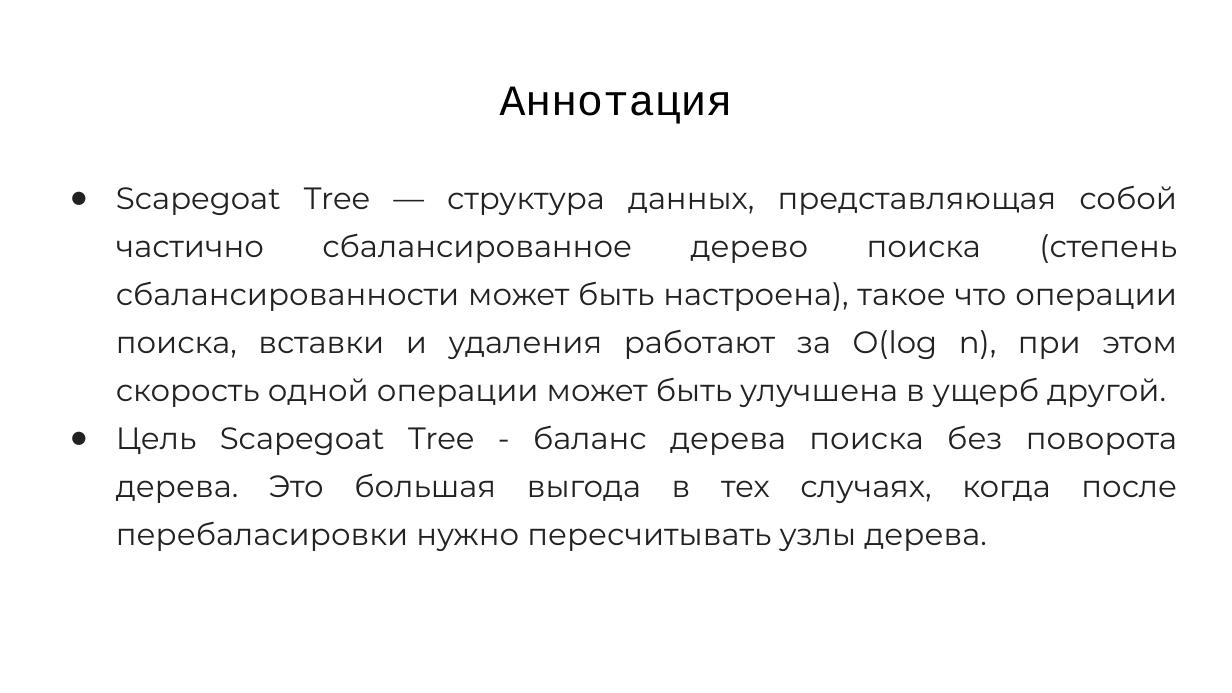
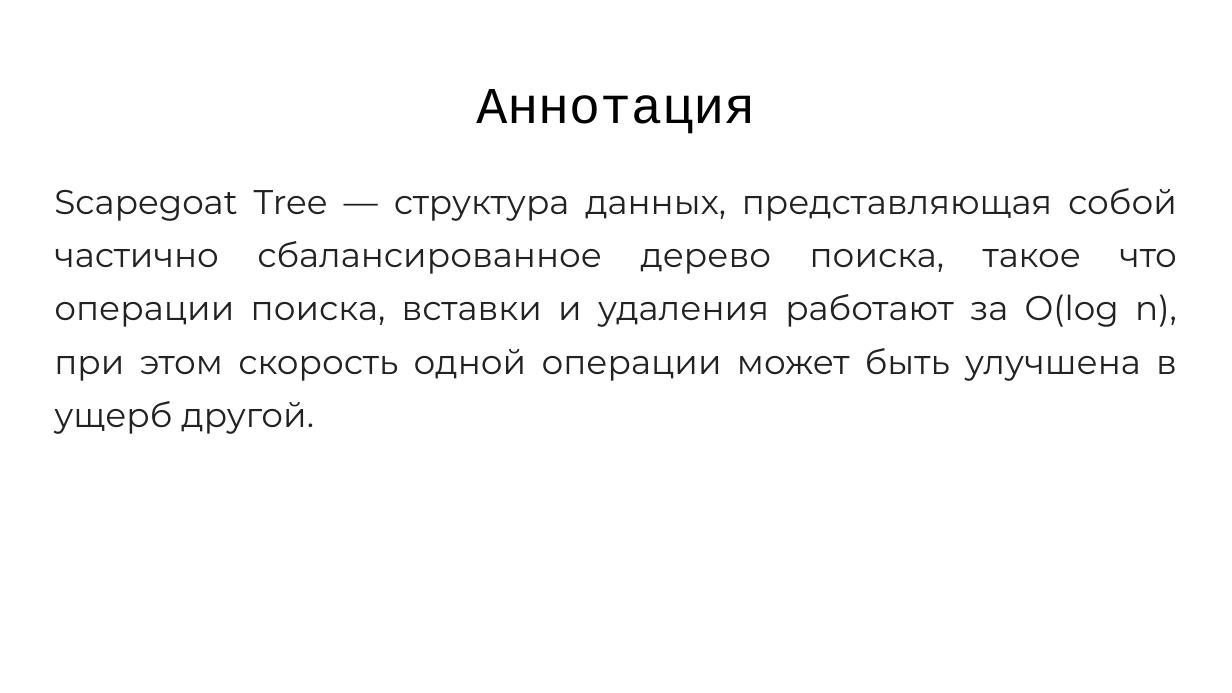
Before and after one commit to Flnchkv/ScapeGoat_Three, a slide deck: slide 2 of ScapeGoat Three.pptx. Drawn at 1232x693 pixels with LibreOffice and Linux fonts; fonts in the diff are those of the drawing. Boxes give left, top, right and bottom in pixels: in the first picture for what was removed or moved away, otherwise in the second. Text is boxed around its words. In the diff, an @@ line names an element or a change of style, - is before the commit and + after.

```diff
--- a/ScapeGoat Three.pptx
+++ b/ScapeGoat Three.pptx
@@ title "Аннотация" at (476,89,755,134): size 25.2 to 30.2 pt @@
@@ text at (54,188,1177,434): text changed; size 18 to 20 pt @@
-● Scapegoat Tree — структура данных, представляющая собой частично сбалансированное дерево поиска (степень сбалансированности может быть настроена), такое что операции поиска, вставки и удаления работают за O(log n), при этом скорость одной операции может быть улучшена в ущерб другой.
-● Цель Scapegoat Tree - баланс дерева поиска без поворота дерева. Это большая выгода в тех случаях, когда после перебаласировки нужно пересчитывать узлы дерева.
+Scapegoat Tree — структура данных, представляющая собой частично сбалансированное дерево поиска, такое что операции поиска, вставки и удаления работают за O(log n), при этом скорость одной операции может быть улучшена в ущерб другой.
```
Also in this commit, not shown: 8 other slides changed, 2 slides added, 2 other files.
